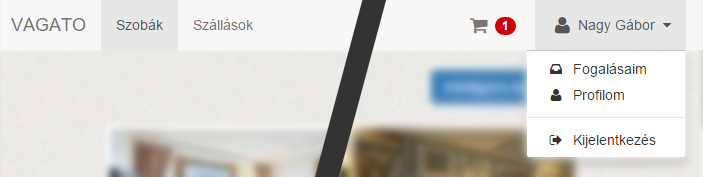
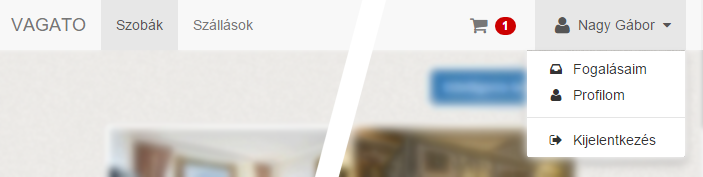
The second 703 × 177 image is a revision of the first. Changes to its layers:
hid "Background" over [0, 0, 387, 177]
